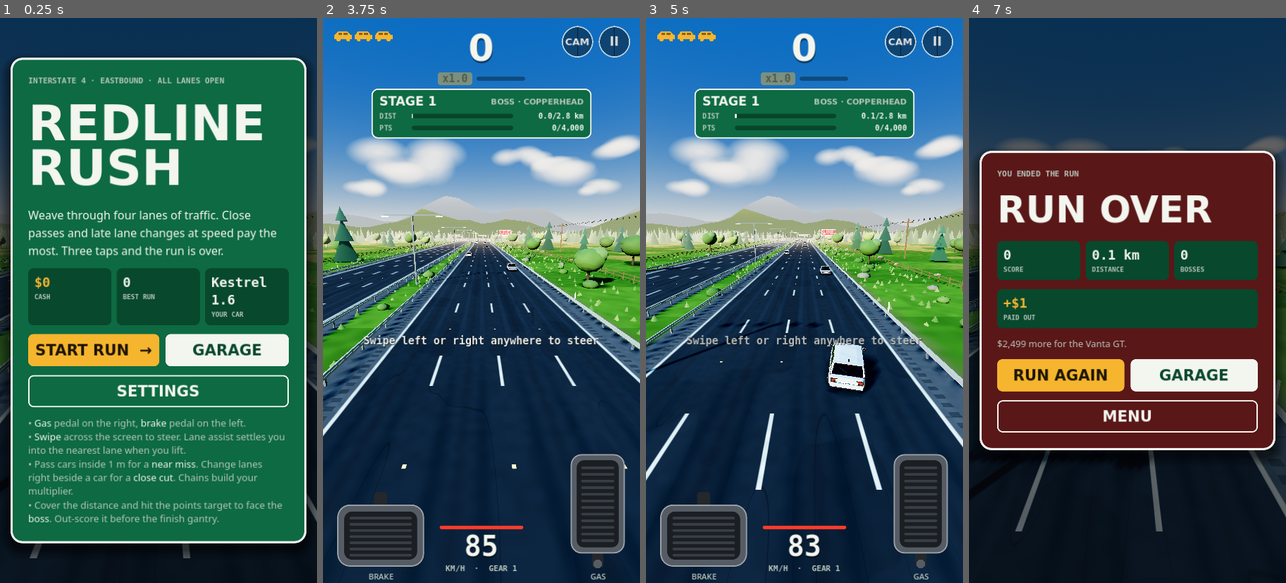
Above: before the commit, frames 1-4 (left to right).
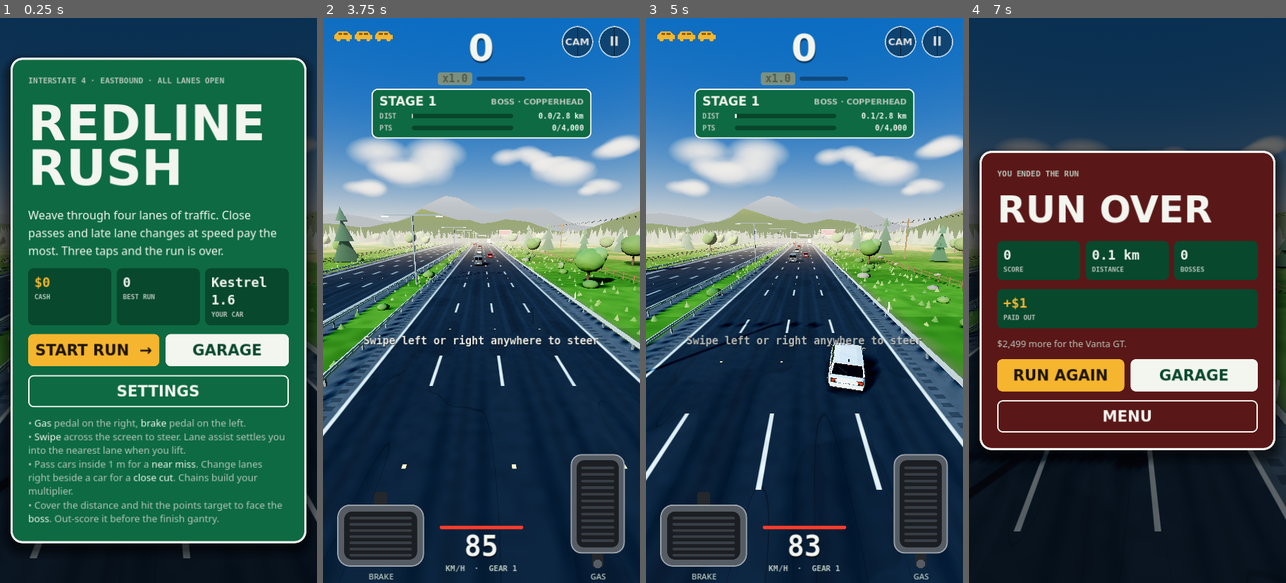
Above: after the commit, the same moments.

Repository: dexdev4/hesigame
Game: Godot game, scene res://scenes/main.tscn
The game is run twice, just before and just after one commit, with the same random seed, the same clock (stepped at 60 frames per second) and the same inputs.
Inputs (mouse positions are in pixels of both pictures, inside the frame that each line leads up to):
- Up to frame 1 (0.25 s): no input
- Up to frame 2 (3.75 s): click "START RUN →" at 0.5 s; tap Enter at 1.25 s; move the mouse to (551, 272) at 1.27 s; hold Right 1.28-2 s; tap P at 1.35 s; click (551, 272) at 1.42 s; tap Space at 1.52, 1.82 s; click "CAM" at 2 s; click "II" at 2.75 s; click "RESUME" at 3.5 s
- Up to frame 3 (5 s): drag from (741, 328) to (788, 413) at 4.27 s
- Up to frame 4 (7 s): move the mouse to (1159, 176) at 5.02 s; hold Right 5.03-5.75 s; tap P at 5.1 s; drag from (1111, 413) to (1032, 215) at 5.77 s; click "END RUN" at 6.5 s

The runs differ from the first frame. In frame 1, less than 0.1% of the frame differs, in the area x 0-100%, y 38-43%; in frame 2, 4.8%; in frame 3, 5.1%, in the area x 0-100%, y 35-67%; in frame 4, 0.5%.

Commit message:
Fade traffic into haze before it shrinks to flickering pixels
Measured with an id-colour capture on the Vulkan Mobile renderer: no car
is ever removed or misplaced while in view. The flicker in the chase view
came from cars more than ~300 m away shrinking to 2-3 pixels at the
vanishing point, where they alias and slip behind cars ahead in the same
lane. The high chase camera looks right at that spot, which is why the
hood and cockpit views showed it less.

The depth fog now reaches full haze at 340 m, traffic is drawn only
within 360 m and added beyond that, and oncoming cars spawn inside the
haze too. Adds an --idcolor test mode for measuring this.

Co-Authored-By: Claude Opus 5.5 <noreply@anthropic.com>
Claude-Session: https://claude.ai/code/session_01V3t6tCQmwGKSinx7jPHTtZ

Diff:
--- a/scripts/car_model.gd
+++ b/scripts/car_model.gd
@@ -805,7 +805,7 @@
 
 
 ## Cars further away than this are fully hidden by haze, so they are not drawn.
-const DRAW_DISTANCE := 560.0
+const DRAW_DISTANCE := 360.0
 
 
 ## style (optional): {"rim", "rim_color", "caliper", "accent", "badge", "plate"} plus
@@ -893,7 +893,7 @@
 		if c is GeometryInstance3D:
 			var gi := c as GeometryInstance3D
 			gi.visibility_range_end = DRAW_DISTANCE
-			gi.visibility_range_end_margin = 90.0  # dissolve out over the last 90 m instead of cutting off
+			gi.visibility_range_end_margin = 0.0  # fully hidden by the depth fog there anyway
 			gi.visibility_range_fade_mode = GeometryInstance3D.VISIBILITY_RANGE_FADE_SELF
 		_set_draw_distance(c)
 
--- a/scripts/game.gd
+++ b/scripts/game.gd
@@ -100,6 +100,9 @@
 var shots: Array = []
 var burst: Array = []  # --burst=START:COUNT:DIR saves COUNT consecutive frames (test aid)
 var _burst_i := 0
+var idcolor := false   # --idcolor: flat unique colour per traffic car, no fog or scenery (flicker test)
+var _id_next := 1
+var _id_log: FileAccess
 var demo_pops := false  # --demo-pops: show a sample score message every second (test aid)
 var _demo_t := 0.0  # [[seconds, path], ...] from --shot=SEC:PATH
 var _log_t := 0.0
@@ -117,6 +120,8 @@
 			showroom = a.substr(11) if a.length() > 11 else "rear"
 		if a.begins_with("--cam="):  # chase, hood or cockpit (not saved)
 			Save.data.cam.mode = a.substr(6)
+		if a == "--idcolor":
+			idcolor = true
 		if a == "--demo-pops":
 			demo_pops = true
 		if a.begins_with("--burst="):
@@ -159,6 +164,21 @@
 		_start_run()
 	if showroom != "":
 		_build_showroom()
+	if idcolor:
+		scenery.visible = false
+		player.model.visible = false
+		get_viewport().msaa_3d = Viewport.MSAA_DISABLED
+		get_viewport().screen_space_aa = Viewport.SCREEN_SPACE_AA_DISABLED
+		for n in get_children():
+			if n is WorldEnvironment:
+				n.environment.fog_enabled = false
+				n.environment.glow_enabled = false
+				n.environment.background_mode = Environment.BG_COLOR
+				n.environment.background_color = Color.BLACK
+				n.environment.tonemap_mode = Environment.TONE_MAPPER_LINEAR
+				n.environment.adjustment_enabled = false
+		for c in traffic:
+			_paint_id(c)
 	for a in args:
 		if a.begins_with("--open="):  # e.g. --open=garage or --open=garage:up
 			var parts := a.substr(7).split(":")
@@ -218,14 +238,16 @@
 	env.fog_light_color = Color("#cdc6b6")
 	env.fog_light_energy = 1.0
 	env.fog_sun_scatter = 0.3
-	# Depth fog reaches 100% at 520 m on every renderer. Traffic is added
-	# further out (580 m+) and not drawn past 560 m, so no car can be seen
-	# appearing or disappearing, however fast you drive.
+	# Depth fog reaches 100% at 340 m on every renderer. Beyond ~300 m a car
+	# is only a few pixels wide and flickers as it shrinks into the vanishing
+	# point (most visible from the high chase camera), so the haze fades
+	# traffic out smoothly before that. Cars are drawn only within 360 m and
+	# added beyond it, so none can be seen appearing, however fast you drive.
 	env.fog_mode = Environment.FOG_MODE_DEPTH
 	env.fog_density = 1.0
-	env.fog_depth_begin = 40.0
-	env.fog_depth_end = 520.0
-	env.fog_depth_curve = 1.7
+	env.fog_depth_begin = 30.0
+	env.fog_depth_end = 340.0
+	env.fog_depth_curve = 1.35
 	env.fog_aerial_perspective = 0.55
 	env.fog_sky_affect = 0.25
 	env.glow_enabled = true
@@ -345,7 +367,7 @@
 	player.v = 24.0
 	player.vx = 0.0
 	var z := 45.0
-	while z < 620.0:
+	while z < 400.0:
 		_try_spawn(z)
 		z += randf_range(14.0, 26.0)
 
@@ -400,7 +422,26 @@
 		c.model.build(shape, Color(Data.TRAFFIC_COLORS.pick_random()), Color("#b5322a"), {"rim": ["steel", "5spoke", "5spoke", "multi"].pick_random()})
 	add_child(c.model)
 	traffic.append(c)
+	if idcolor:
+		_paint_id(c)
 	return true
+
+
+func _paint_id(c: Vehicle) -> void:
+	var m := StandardMaterial3D.new()
+	m.shading_mode = BaseMaterial3D.SHADING_MODE_UNSHADED
+	m.albedo_color = Color8((_id_next % 32) * 8, (_id_next / 32 % 32) * 8, 200)
+	c.set_meta("id", _id_next)
+	_id_next += 1
+	var stack: Array[Node] = [c.model]
+	while not stack.is_empty():
+		var n: Node = stack.pop_back()
+		if n is GeometryInstance3D:
+			(n as GeometryInstance3D).material_override = m
+			if n is Label3D:
+				n.visible = false
+		for ch in n.get_children():
+			stack.append(ch)
 
 
 func _lane_open_for(c: Vehicle, nl: int) -> bool:
@@ -479,10 +520,10 @@
 	# past CarModel.DRAW_DISTANCE), so none of them pops in or out of view.
 	var ahead := 0
 	for c in traffic:
-		if c.z > player.z and c.z < player.z + 660.0:
+		if c.z > player.z and c.z < player.z + 440.0:
 			ahead += 1
 	for k in 2:
-		if ahead < dens * 6.4 and _try_spawn(player.z + randf_range(580.0, 650.0)):
+		if ahead < dens * 4.4 and _try_spawn(player.z + randf_range(380.0, 440.0)):
 			ahead += 1
 	if player.v < 23.0 and randf() < dt * 0.6:
 		_try_spawn(player.z - 75.0, 0 if randf() < 0.6 else 1, randf_range(29.0, 33.0))
@@ -1006,6 +1047,17 @@
 
 
 func _check_shots() -> void:
+	if idcolor and burst.size() == 3 and Time.get_ticks_msec() / 1000.0 > burst[0] and burst[1] > 0:
+		if _id_log == null:
+			_id_log = FileAccess.open(burst[2] + "/log.txt", FileAccess.WRITE)
+		var line := "%d" % _burst_i
+		for c in traffic:
+			var wp := c.model.global_position + Vector3(0, 0.7, -c.l / 2.0)
+			if not cam.is_position_behind(wp):
+				var sp := cam.unproject_position(wp)
+				line += " %d:%.0f:%.0f:%.0f" % [c.get_meta("id", 0), c.z - player.z, sp.x, sp.y]
+		_id_log.store_line(line)
+		_id_log.flush()
 	if burst.size() == 3 and Time.get_ticks_msec() / 1000.0 > burst[0] and burst[1] > 0:
 		get_viewport().get_texture().get_image().save_png("%s/f%04d.png" % [burst[2], _burst_i])
 		_burst_i += 1
@@ -1040,7 +1092,7 @@
 	player.model.set_roll(clampf(-player.vx * 0.025, -0.06, 0.06))
 	player.model.set_pitch(clampf(-player_accel * 0.0028, -0.022, 0.03))
 	var cam_mode: String = Save.data.cam.mode
-	player.model.visible = cam_mode != "chase" or not (run and run.invuln > 0.0 and fmod(t * 10.0, 1.0) < 0.5)
+	player.model.visible = not idcolor and (cam_mode != "chase" or not (run and run.invuln > 0.0 and fmod(t * 10.0, 1.0) < 0.5))
 	player.model.set_gauges(player.v * 3.6 / 300.0, sound.rpm / (sound.redline * 1.1))
 	player.model.set_steer(clampf(player.vx * 0.3, -1.4, 1.4))
 	player.model.set_gear(sound.gear, delta)
--- a/scripts/scenery.gd
+++ b/scripts/scenery.gd
@@ -664,7 +664,7 @@
 		c.model.spin(c.v, dt)
 	if _oncoming.size() < 10 and randf() < dt * 2.0:
 		var lane := randi() % 4
-		var z := base_z + randf_range(620.0, 720.0)
+		var z := base_z + randf_range(400.0, 480.0)
 		for o in _oncoming:
 			if absf(o.x - OPP_LANES[lane]) < 1.0 and absf(o.z - z) < 40.0:
 				return
